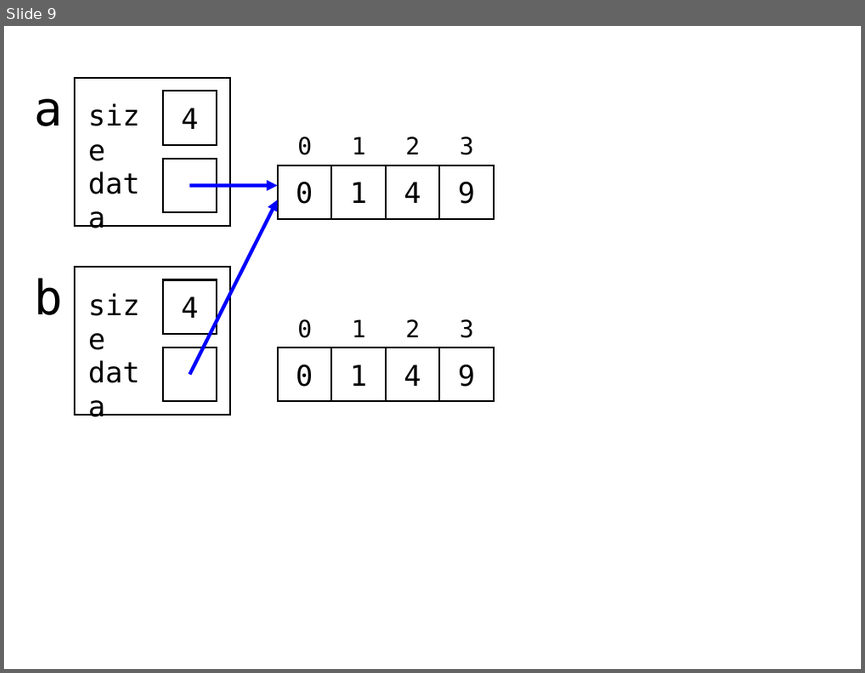
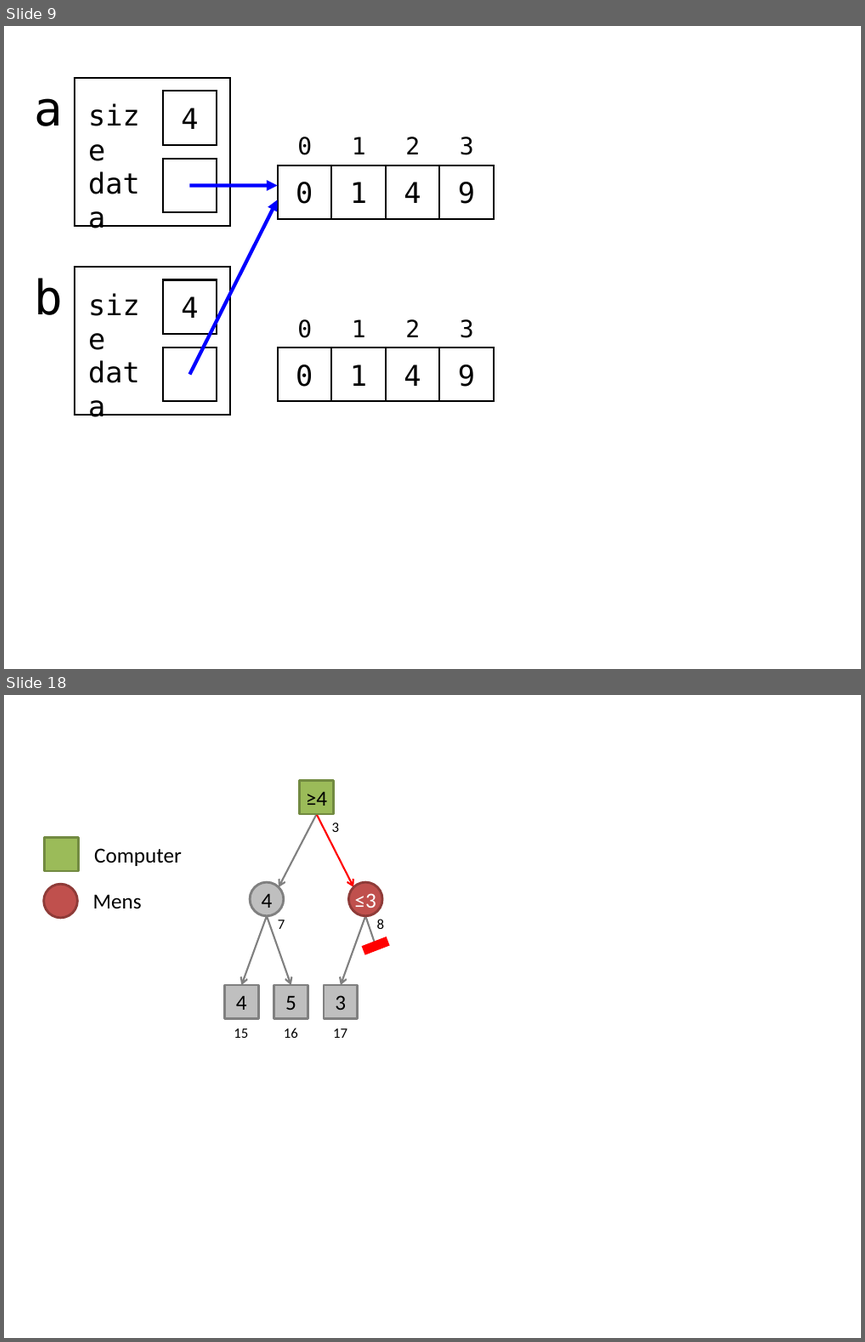
Before and after one commit to HR-ELEKTRO/cppprog, a slide deck: figs/pictures.pptm. Shown one above the other, each under a label of ours: slide 9 before the commit, slides 9 and 18 after it; the slides between them are not shown. The pictures are 865x673 and 865x1342 pixels, drawn with LibreOffice and Linux fonts; fonts in the diff are those of the drawing. Boxes give left, top, right and bottom in pixels: in the first picture for what was removed or moved away, otherwise in the second. Text is boxed around its words. In the diff, an @@ line names an element or a change of style, - is before the commit and + after.

```diff
--- a/figs/pictures.pptm
+++ b/figs/pictures.pptm
@@ slide 18 added at bbox=[4, 695, 861, 1338], background #FFFFFF @@
@@ rectangle added at bbox=[44, 837, 78, 871], fill #9BBB59, outline #738A42 2 pt @@
@@ text added at bbox=[94, 848, 182, 866], 18 pt, text #000000 @@
+Computer
@@ ellipse added at bbox=[43, 884, 77, 917], fill #C0504D, outline #8E3B39 2 pt @@
@@ text added at bbox=[93, 894, 142, 909], 18 pt, text #000000 @@
+Mens
@@ group added at bbox=[224, 781, 388, 1038]: 6 texts, 5 arrows, 4 rectangles, 2 lines, 2 ellipses @@
+4
+5
+3
+4
+≤3
+≥4
+15
+16
+17
+7
+8
+3
```
Also in this commit, not shown: 19 other slides added, 55 other files.
